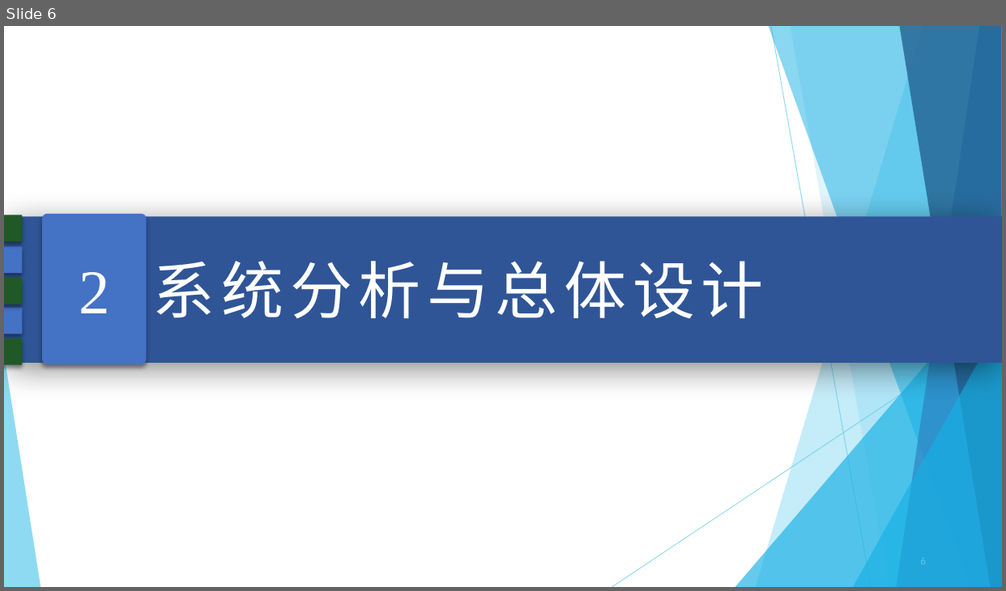
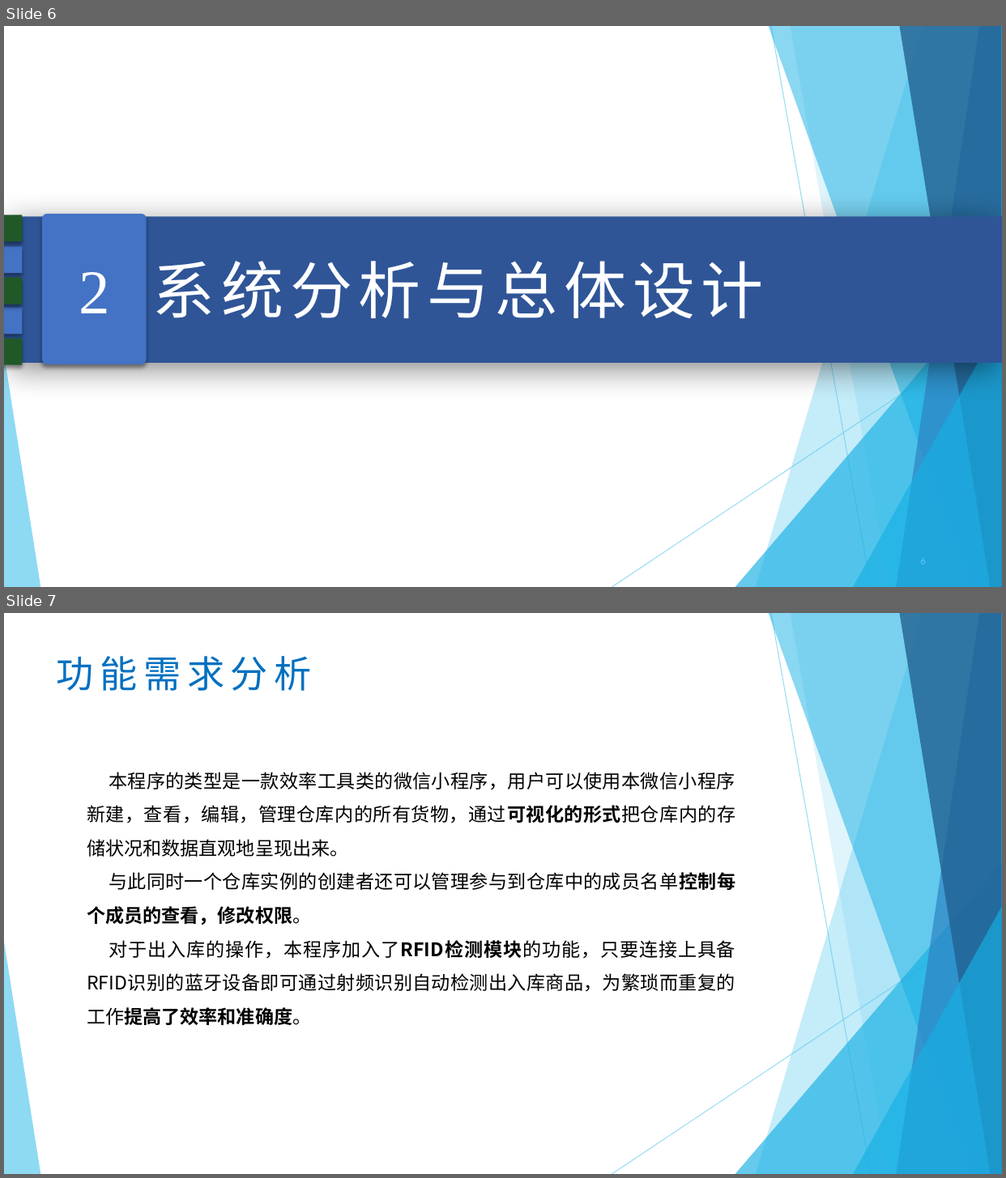
Before and after one commit to JASONPANGGO/RFID-repo, a slide deck: 答辩/彭梓浩毕业答辩PPT.pptx. Shown one above the other, each under a label of ours: slide 6 before the commit, slides 6 and 7 after it. The pictures are 1006x591 and 1006x1178 pixels, drawn with LibreOffice and Linux fonts; fonts in the diff are those of the drawing. Boxes give left, top, right and bottom in pixels: in the first picture for what was removed or moved away, otherwise in the second. Text is boxed around its words. In the diff, an @@ line names an element or a change of style, - is before the commit and + after.

```diff
--- a/答辩/彭梓浩毕业答辩PPT.pptx
+++ b/答辩/彭梓浩毕业答辩PPT.pptx
@@ slide 7 added at [4, 613, 1002, 1174], background #FFFFFF; not listed: 10 template elements that a slide beside it also shows @@
@@ text added at [56, 656, 312, 691], 36 pt, text #0070C0 @@
+功能需求分析
@@ text added at [87, 772, 735, 1025], 18 pt, text #000000 @@
+本程序的类型是一款效率工具类的微信小程序，用户可以使用本微信小程序新建，查看，编辑，管理仓库内的所有货物，通过可视化的形式把仓库内的存储状况和数据直观地呈现出来。
+与此同时一个仓库实例的创建者还可以管理参与到仓库中的成员名单控制每个成员的查看，修改权限。
+对于出入库的操作，本程序加入了RFID检测模块的功能，只要连接上具备RFID识别的蓝牙设备即可通过射频识别自动检测出入库商品，为繁琐而重复的工作提高了效率和准确度。
```
Also in this commit, not shown: 2 slides changed, 20 other slides added, 1 slide removed.
